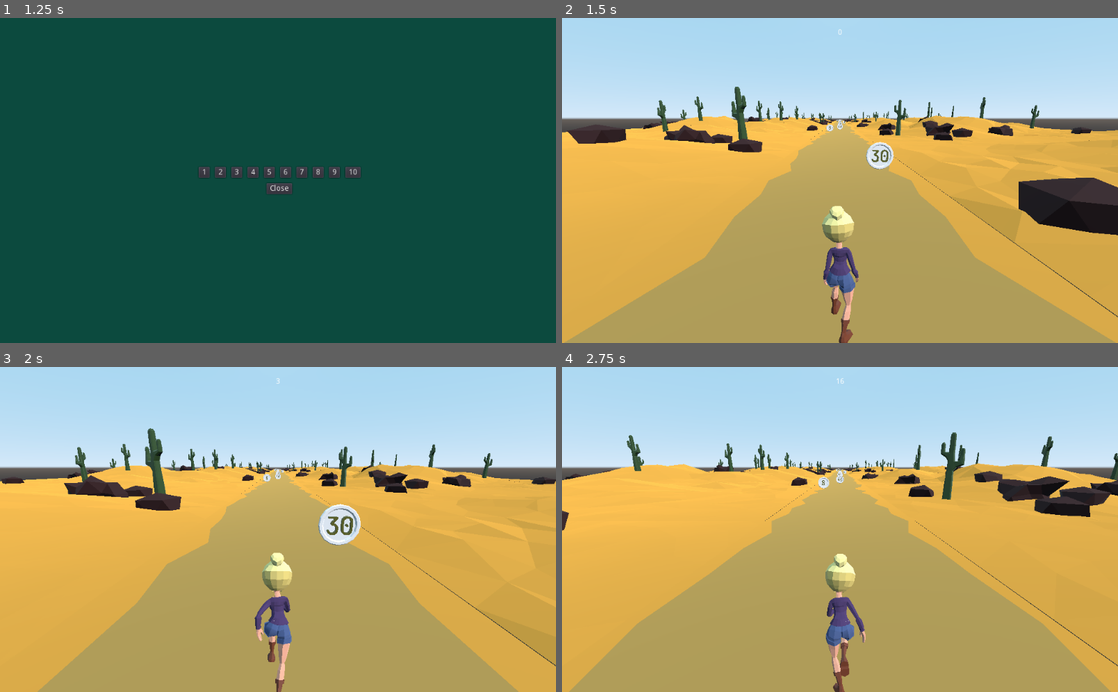
Above: before the commit, frames 1-4 (two rows, left to right).
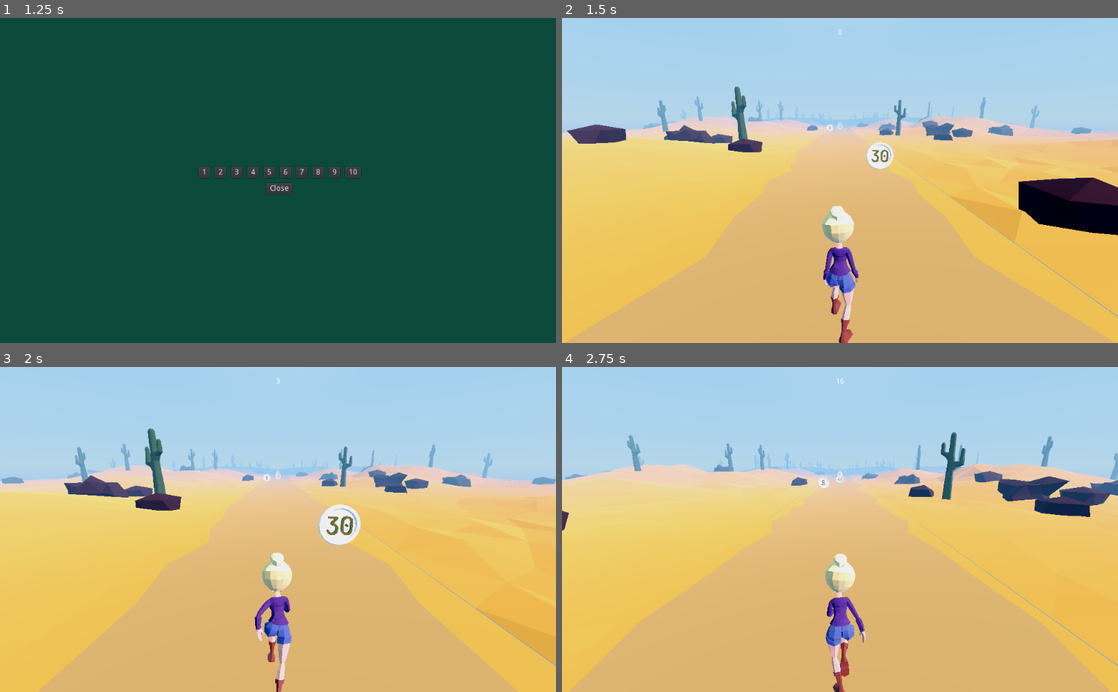
Above: after the commit, the same moments.

Repository: rans0000/math-runner
Game: Godot game, scene res://ui/MainMenu/MainMenu.tscn
Two runs of this game, one before a commit and one after it. Both use one fixed random seed, a clock stepped at 60 frames per second and the inputs below.
Inputs:
- Up to frame 1 (1.25 s): click "1 Player" at 0.5 s
- Up to frame 2 (1.5 s): click "1" at 1.25 s
- Up to frame 3 (2 s): no input
- Up to frame 4 (2.75 s): no input

Frame 1 is identical in both runs. In frame 2, 60% of the frame differs, in the area x 0-100%, y 21-100%; in frame 3, 57%; in frame 4, 61%, in the area x 0-100%, y 20-100%.

Commit message:
add desert environment

Diff:
--- /dev/null
+++ b/Environment/Desert/desert_environment.tres
@@ -0,0 +1,26 @@
+[gd_resource type="Environment" load_steps=2 format=2]
+
+[sub_resource type="ProceduralSky" id=1]
+sky_top_color = Color( 0.615686, 0.807843, 0.996078, 1 )
+sky_horizon_color = Color( 0.686275, 0.835294, 0.952941, 1 )
+ground_bottom_color = Color( 0.454902, 0.603922, 0.956863, 1 )
+ground_horizon_color = Color( 0.686275, 0.835294, 0.952941, 1 )
+ground_curve = 0.0918961
+sun_color = Color( 0.984314, 0.984314, 0.756863, 1 )
+
+[resource]
+background_mode = 2
+background_sky = SubResource( 1 )
+fog_enabled = true
+fog_color = Color( 0.580392, 0.776471, 0.980392, 1 )
+fog_sun_color = Color( 0.952941, 0.956863, 0.662745, 1 )
+fog_sun_amount = 1.0
+fog_depth_begin = 0.5
+fog_height_min = 2.0
+fog_height_max = -1.0
+tonemap_mode = 2
+dof_blur_far_distance = 200.0
+dof_blur_far_transition = 100.0
+adjustment_enabled = true
+adjustment_brightness = 0.79
+adjustment_contrast = 1.52
--- a/Environment/World/World.tscn
+++ b/Environment/World/World.tscn
@@ -8,6 +8,8 @@
 
 [node name="DirectionalLight" type="DirectionalLight" parent="."]
 transform = Transform( 0.670051, 0.372122, 0.642306, -0.742315, 0.335896, 0.579778, 0, -0.865274, 0.501299, 0, 3.89171, 0 )
+light_color = Color( 0.870588, 0.745098, 0.905882, 1 )
+light_energy = 3.0
 shadow_enabled = true
 shadow_bias = 0.01
 
--- a/project.godot
+++ b/project.godot
@@ -64,5 +64,5 @@
 [rendering]
 
 quality/filters/use_nearest_mipmap_filter=true
-quality/filters/msaa=2
-environment/default_environment="res://default_env.tres"
+quality/filters/msaa=4
+environment/default_environment="res://Environment/Desert/desert_environment.tres"
